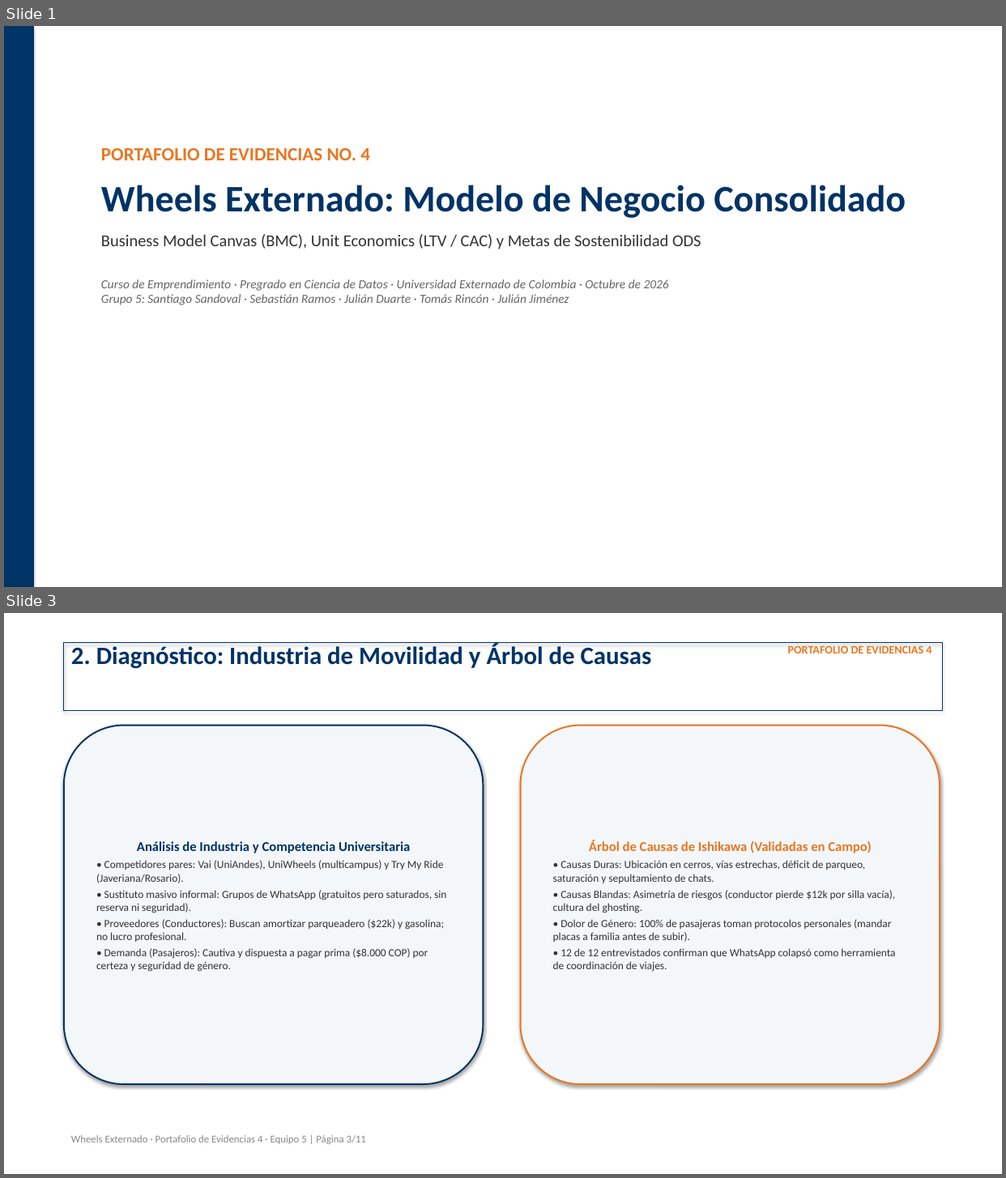
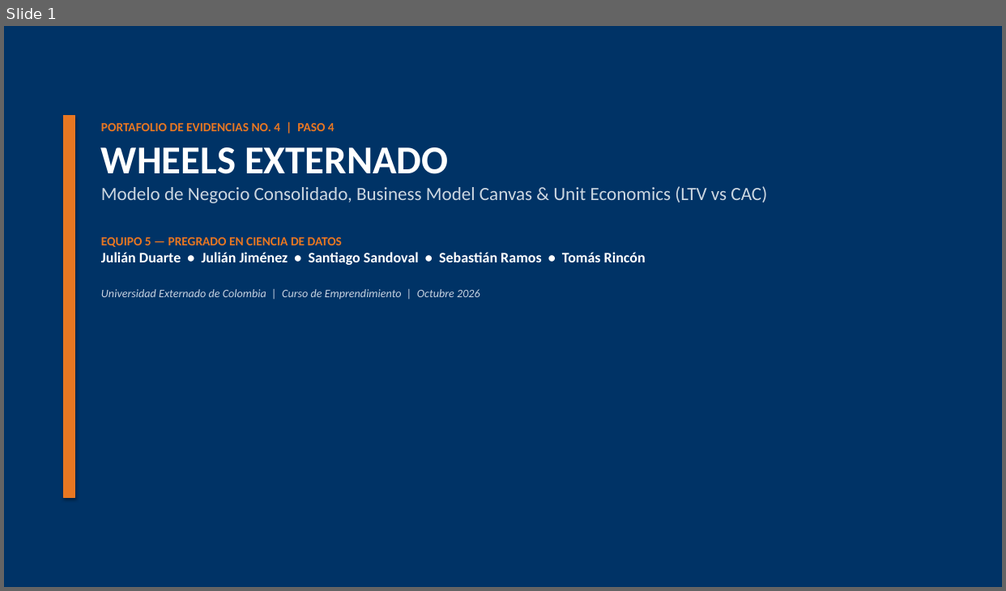
Before and after one commit to Juliand10x/Emprendimiento, a slide deck: 01_Proyecto_Wheels_Externado/Portafolio_de_Evidencias_4/Entregables/Portafolio de evidencias 4 - Equipo 5 - Presentación.pptx. Shown one above the other, each under a label of ours: slides 1 and 3 before the commit, slide 1 after it; the slides between them are not shown. The pictures are 1006x1178 and 1006x591 pixels, drawn with LibreOffice and Linux fonts; fonts in the diff are those of the drawing. Boxes give left, top, right and bottom in pixels: in the first picture for what was removed or moved away, otherwise in the second. Text is boxed around its words. In the diff, an @@ line names an element or a change of style, - is before the commit and + after.

Commit message:
feat(Portafolio 4): Rediseñar presentación ejecutiva PPTX (14 slides) y estructurar Excel LTV/CAC sustentado y justificado con datos de campo

```diff
--- a/01_Proyecto_Wheels_Externado/Portafolio_de_Evidencias_4/Entregables/Portafolio de evidencias 4 - Equipo 5 - Presentación.pptx
+++ b/01_Proyecto_Wheels_Externado/Portafolio_de_Evidencias_4/Entregables/Portafolio de evidencias 4 - Equipo 5 - Presentación.pptx
@@ slide 3 removed at (4, 613, 1002, 1174), background #FFFFFF @@
@@ rectangle removed at (64, 643, 942, 710) @@
@@ text removed at (71, 643, 652, 669) @@
-2. Diagnóstico: Industria de Movilidad y Árbol de Causas
@@ text removed at (788, 645, 931, 653) @@
-PORTAFOLIO DE EVIDENCIAS 4
@@ rounded rectangle removed at (64, 726, 484, 1084) @@
-Análisis de Industria y Competencia Universitaria
-• Competidores pares: Vai (UniAndes), UniWheels (multicampus) y Try My Ride (Javeriana/Rosario).
-• Sustituto masivo informal: Grupos de WhatsApp (gratuitos pero saturados, sin reserva ni seguridad).
-• Proveedores (Conductores): Buscan amortizar parqueadero ($22k) y gasolina; no lucro profesional.
-• Demanda (Pasajeros): Cautiva y dispuesta a pagar prima ($8.000 COP) por certeza y seguridad de género.
@@ rounded rectangle removed at (521, 726, 940, 1084) @@
-Árbol de Causas de Ishikawa (Validadas en Campo)
-• Causas Duras: Ubicación en cerros, vías estrechas, déficit de parqueo, saturación y sepultamiento de chats.
-• Causas Blandas: Asimetría de riesgos (conductor pierde $12k por silla vacía), cultura del ghosting.
-• Dolor de Género: 100% de pasajeras toman protocolos personales (mandar placas a familia antes de subir).
-• 12 de 12 entrevistados confirman que WhatsApp colapsó como herramienta de coordinación de viajes.
@@ text removed at (71, 1135, 366, 1144) @@
-Wheels Externado · Portafolio de Evidencias 4 · Equipo 5 | Página 3/11
@@ slide 1 changed as well @@
@@ rectangle added at (4, 26, 1002, 587), fill #003366, outline #003366 0.75 pt @@
@@ rectangle: place and size @@
-rectangle at (4, 26, 34, 587)
+rectangle at (64, 116, 75, 497)
@@ rectangle at (64, 116, 75, 497): fill #003366 to #E87722; outline none to #E87722 0.75 pt @@
@@ text at (101, 123, 767, 300): text changed; size 12 to 18 pt; text colour #666666 to #FFFFFF; bold on; italic off @@
-PORTAFOLIO DE EVIDENCIAS NO. 4
-Wheels Externado: Modelo de Negocio Consolidado
-Business Model Canvas (BMC), Unit Economics (LTV / CAC) y Metas de Sostenibilidad ODS
-Curso de Emprendimiento · Pregrado en Ciencia de Datos · Universidad Externado de Colombia · Octubre de 2026
-Grupo 5: Santiago Sandoval · Sebastián Ramos · Julián Duarte · Tomás Rincón · Julián Jiménez
+PORTAFOLIO DE EVIDENCIAS NO. 4 | PASO 4
+WHEELS EXTERNADO
+Modelo de Negocio Consolidado, Business Model Canvas & Unit Economics (LTV vs CAC)
+EQUIPO 5 — PREGRADO EN CIENCIA DE DATOS
+Julián Duarte • Julián Jiménez • Santiago Sandoval • Sebastián Ramos • Tomás Rincón
+Universidad Externado de Colombia | Curso de Emprendimiento | Octubre 2026
```
Also in this commit, not shown: 1 other slide changed, 12 slides added, 8 other slides removed, 1 other file.
